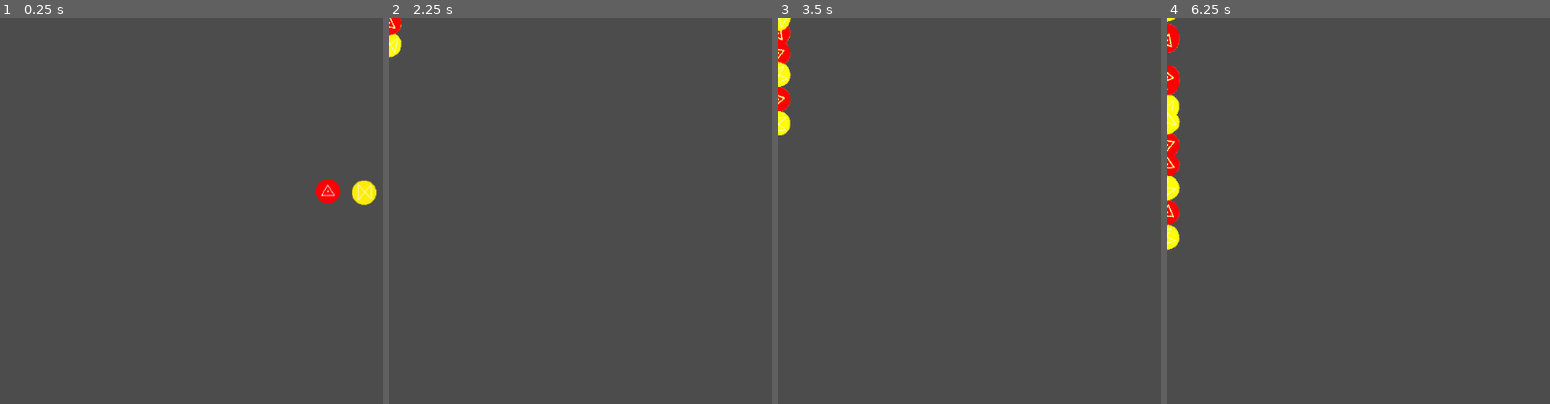
Above: before the commit, frames 1-4 (left to right).
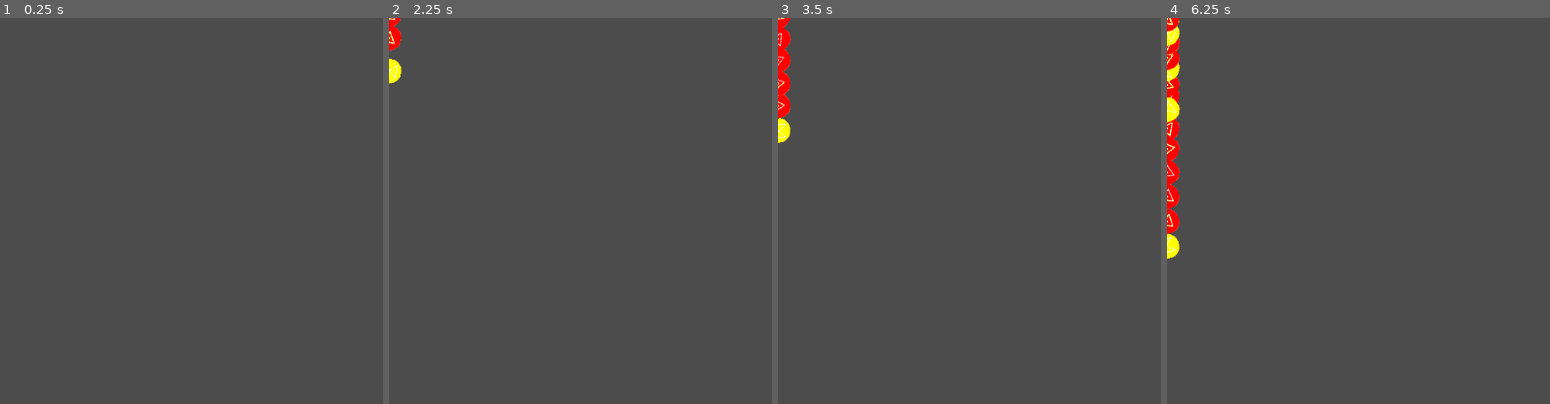
Above: after the commit, the same moments.

Repository: the-alex-g/NaGaDeMon2020
Game: Godot game, scene res://Main/Main.tscn
Two runs of this game, one before a commit and one after it. Both use one fixed random seed, a clock stepped at 60 frames per second and the inputs below.
Inputs:
- Up to frame 1 (0.25 s): no input
- Up to frame 2 (2.25 s): tap Enter (select_1) at 0.5, 0.6, 1.55, 2, 2.1 s; tap Tab (select_2) at 0.8, 1.35 s; tap Space at 1.25 s
- Up to frame 3 (3.5 s): tap Tab (select_2) at 2.3, 2.85 s; tap Enter (select_1) at 3.05 s
- Up to frame 4 (6.25 s): tap Enter (select_1) at 3.6, 4.55, 5.1, 6.05 s; tap Tab (select_2) at 3.8, 4.35, 5.3, 5.85 s

The runs differ from the first frame. In frame 1, 0.7% of the frame differs, in the area x 82-99%, y 41-49%; in frame 2, 0.4%; in frame 3, 0.7%; in frame 4, 1.5%, in the area x 0-4%, y 0-63%.
Error after the commit: Invalid get index 'not' (on base: 'Dictionary'). (res://Player/Player.gd:12)

Commit message:
Add dynamic player selector generation

Diff:
--- a/Main/Main.gd
+++ b/Main/Main.gd
@@ -1,19 +1,21 @@
 extends Node2D
 
 const player := preload("res://Player/Player.tscn")
+const selector := preload("res://Main/PlayerInitiator.tscn")
 onready var _main_menu := $MainMenu
 onready var _players := $Gameplay/Players
-var _chosen_colors := []
-var _player1_color:String = ""
-var _player2_color:String = ""
-var _player3_color:String = ""
-var _player4_color:String = ""
+onready var _selectors := $MainMenu/PlayerPickers
+var _player_count := 0
+var _player1_color:String = "not"
+var _player2_color:String = "not"
+var _player3_color:String = "not"
+var _player4_color:String = "not"
 signal color_chosen(color, id)
 signal color_taken_back(color)
 signal game_started
 
 func _process(_delta):
-	if _player1_color != "" and _player2_color != "":
+	if _player1_color != "" and _player2_color != "" and _player_count > 0:
 		if Input.is_action_just_pressed("start_game"):
 			_main_menu.hide()
 			emit_signal("game_started")
@@ -23,8 +25,35 @@
 				Player.player_color = get("_player"+str(x+1)+"_color")
 				_players.add_child(Player)
 				print("SPAWNED ONE")
+	if Input.is_action_just_pressed("select_1") and _player1_color == "not":
+		_add_player_selector(1)
+		_player_count += 1
+		_player1_color = ""
+	if Input.is_action_just_pressed("select_2") and _player2_color == "not":
+		_add_player_selector(2)
+		_player_count += 1
+		_player2_color = ""
+	if Input.is_action_just_pressed("select_3") and _player3_color == "not":
+		_add_player_selector(3)
+		_player_count += 1
+		_player3_color = ""
+	if Input.is_action_just_pressed("select_4") and _player4_color == "not":
+		_add_player_selector(4)
+		_player_count += 1
+		_player4_color = ""
 
-func _on_PlayerInitiator_chosen_color(color, id):
+func _add_player_selector(id):
+	var Selector := selector.instance()
+	Selector.player_id = id
+	Selector.player_color_choice = Selector.player_colors[id-1]
+	var _error = Selector.connect("chosen_color", self, "_chosen_color")
+	var _error2 = Selector.connect("color_taken_back", self, "_color_taken_back")
+	var _error4 = connect("color_taken_back", Selector, "_color_taken_back")
+	var _error3 = connect("color_chosen", Selector, "_color_chosen")
+	Selector.position = Vector2(id*100, 300)
+	_selectors.add_child(Selector)
+
+func _chosen_color(color, id):
 	_set_player_color(color, id)
 	emit_signal("color_chosen", color, id)
 
@@ -38,6 +67,6 @@
 	elif id == "4":
 		_player4_color = set_to
 
-func _on_PlayerInitiator_color_taken_back(color, id):
+func _color_taken_back(color, id):
 	_set_player_color("", id)
 	emit_signal("color_taken_back", color)
--- a/Main/Main.tscn
+++ b/Main/Main.tscn
@@ -1,6 +1,5 @@
-[gd_scene load_steps=3 format=2]
+[gd_scene load_steps=2 format=2]
 
-[ext_resource path="res://Main/PlayerInitiator.tscn" type="PackedScene" id=1]
 [ext_resource path="res://Main/Main.gd" type="Script" id=2]
 
 [node name="Main" type="Node2D"]
@@ -10,22 +9,6 @@
 
 [node name="PlayerPickers" type="Node2D" parent="MainMenu"]
 
-[node name="PlayerInitiator1" parent="MainMenu/PlayerPickers" instance=ExtResource( 1 )]
-position = Vector2( 433.011, 229.241 )
-
-[node name="PlayerInitiator2" parent="MainMenu/PlayerPickers" instance=ExtResource( 1 )]
-position = Vector2( 480.633, 230.828 )
-player_id = "2"
-_player_color_choice = "yellow"
-
 [node name="Gameplay" type="Node2D" parent="."]
 
 [node name="Players" type="Node2D" parent="Gameplay"]
-[connection signal="color_chosen" from="." to="MainMenu/PlayerPickers/PlayerInitiator2" method="_on_Main_color_chosen"]
-[connection signal="color_chosen" from="." to="MainMenu/PlayerPickers/PlayerInitiator1" method="_on_Main_color_chosen"]
-[connection signal="color_taken_back" from="." to="MainMenu/PlayerPickers/PlayerInitiator2" method="_on_Main_color_taken_back"]
-[connection signal="color_taken_back" from="." to="MainMenu/PlayerPickers/PlayerInitiator1" method="_on_Main_color_taken_back"]
-[connection signal="chosen_color" from="MainMenu/PlayerPickers/PlayerInitiator1" to="." method="_on_PlayerInitiator_chosen_color"]
-[connection signal="color_taken_back" from="MainMenu/PlayerPickers/PlayerInitiator1" to="." method="_on_PlayerInitiator_color_taken_back"]
-[connection signal="chosen_color" from="MainMenu/PlayerPickers/PlayerInitiator2" to="." method="_on_PlayerInitiator_chosen_color"]
-[connection signal="color_taken_back" from="MainMenu/PlayerPickers/PlayerInitiator2" to="." method="_on_PlayerInitiator_color_taken_back"]
--- a/Main/PlayerInitiator.gd
+++ b/Main/PlayerInitiator.gd
@@ -3,8 +3,8 @@
 onready var _sprite := $Sprite
 export var player_id := "1"
 var player_colors := ["red", "yellow", "blue","green"]
-var _player_color_choice_id := 0
-export var _player_color_choice := "red"
+var player_color_choice_id := 0
+export var player_color_choice := "red"
 var _done := false
 signal chosen_color(color, id)
 signal color_taken_back(color, id)
@@ -12,27 +12,27 @@
 func _process(_delta):
 	if not _done:
 		if Input.is_action_just_pressed("right_"+player_id):
-			_player_color_choice_id += 1
-			_player_color_choice = player_colors[_player_color_choice_id%(player_colors.size())]
+			player_color_choice_id += 1
+			player_color_choice = player_colors[player_color_choice_id%(player_colors.size())]
 		if Input.is_action_just_pressed("left_"+player_id):
-			_player_color_choice_id -= 1
-			_player_color_choice = player_colors[_player_color_choice_id%(player_colors.size())]
+			player_color_choice_id -= 1
+			player_color_choice = player_colors[player_color_choice_id%(player_colors.size())]
 		if Input.is_action_just_pressed("select_"+player_id):
-			emit_signal("chosen_color", _player_color_choice, player_id)
+			emit_signal("chosen_color", player_color_choice, player_id)
 			_done = true
 	if Input.is_action_just_pressed("deselect_"+player_id):
 		_done = false
-		emit_signal("color_taken_back", _player_color_choice, player_id)
-	_sprite.play(_player_color_choice)
+		emit_signal("color_taken_back", player_color_choice, player_id)
+	_sprite.play(player_color_choice)
 
-func _on_Main_color_chosen(color, id):
-	if color == _player_color_choice and player_id != id:
-		_player_color_choice_id += 1
-		_player_color_choice = player_colors[_player_color_choice_id%(player_colors.size())]
+func _color_chosen(color, id):
+	if color == player_color_choice and player_id != id:
+		player_color_choice_id += 1
+		player_color_choice = player_colors[player_color_choice_id%(player_colors.size())]
 	for acolor in player_colors.size():
 		if player_colors[acolor] == color:
 			player_colors.remove(acolor)
 			break
 
-func _on_Main_color_taken_back(color):
+func _color_taken_back(color):
 	player_colors.append(color)
